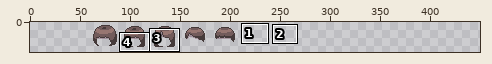
Two states of a sprite sheet, assets/5.png. Above: a wide view before the commit, with the close-up outlined.
Close-up. As it was:
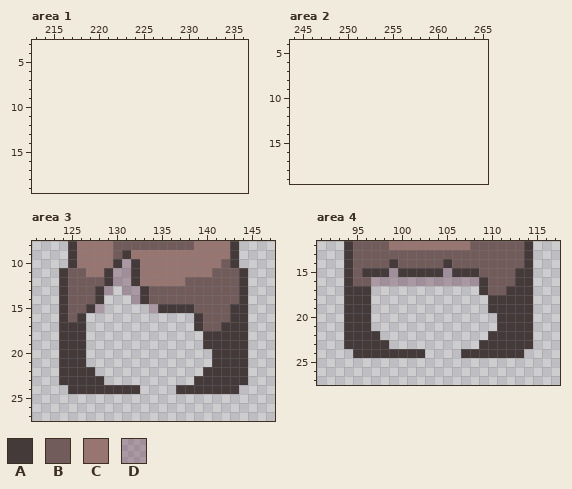
The file is 300x60 pixels, drawn in blocks of 2x2; one block is one cell here. Shown: area 1: x 213..236, y 3..19; area 2: x 244..265, y 4..19; area 3: x 121..147, y 8..27; area 4: x 91..117, y 12..27. The old version is drawn lined up with the new one, on the new canvas. The commit also changed other parts of the picture, which this record leaves out.
Palette (. is transparent): A #453a3a  B #725b5b  C #977671  D #5a203c4d
Pixels before, area 3, first column x 124:
 8 .ACCCCBBBBBBBBBCCCCA.
 9 .ACCCCBACCCCCCCCCCCA.
10 .ACCCCADACCCCCCCCCBA.
11 ABBCCADDACCCCCCCCBBBA
12 ABBBBADDACCCCCBBBBBBA
13 ABBBAD.DDABBBBBBBBBBA
14 ABBBA...DABBBBBBBBBBA
15 ABBAD.....DAAAABBBBAA
16 ABA............ABBBAA
17 AAA............ABBAAA
18 AAA.............AAAAA
19 AAA.............AAAAA
20 AAA..............AAAA
21 AAA..............AAAA
22 AAAA............AAAAA
23 AAAAA..........AAAAAA
24 .AAAAAAAA....AAAAAAA.
Pixels before, area 4, first column x 94:
12 ABBBBCCCCCCCCCBBBBBBA
13 ABBBBBBBBBBBBBBBBBBBA
14 ABBBBABBBBBABBBBBBBBA
15 ABAAADAAAAADAAABBBBAA
16 ABBDDDDDDDDDDDDABBBAA
17 AAA............ABBAAA
18 AAA.............AAAAA
19 AAA.............AAAAA
20 AAA..............AAAA
21 AAA..............AAAA
22 AAAA............AAAAA
23 AAAAA..........AAAAAA
24 .AAAAAAAA....AAAAAAA.
New version:
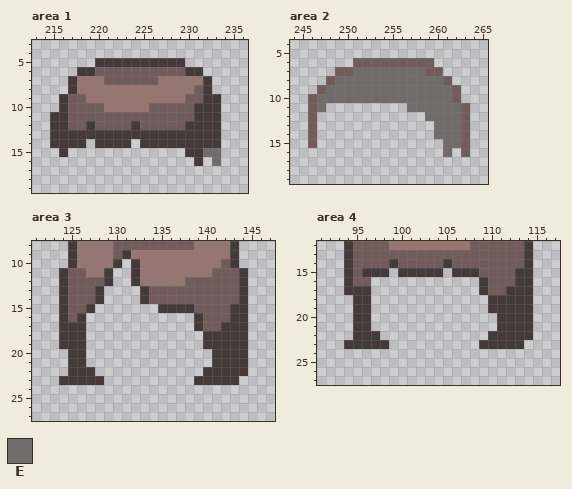
Colours new in this view: E #726b6b
The edit:
canvas 150x30 -> 450x30, the old top-left corner now at 60,0
Area 1:
The edit adds colour A in row 5 at x 220 to 229; in row 6 at x 218 to 219 and 230 to 231; in rows 7 to 8 at x 217 and 232; in row 9 at x 216 and 232 to 233; in row 10 at x 216 and 231 to 233; in row 11 at x 215 to 216 and 231 to 233.
The edit adds colour A in row 12 at x 215 to 216, 219, 224 and 230 to 233; in row 13 at x 215 to 233; in row 14 at x 215 to 218, 220 to 223 and 225 to 233; in row 15 at x 216 and 230 to 231; in row 16 at x 231.
The edit adds colour B in row 6 at x 220 to 229; in row 7 at x 221 to 226; in row 8 at x 231; in row 9 at x 217 to 218 and 230 to 231; in row 10 at x 217 to 220 and 226 to 230; in row 11 at x 217 to 230.
The edit adds colour B in row 12 at x 217 to 218, 220 to 223 and 225 to 229.
The edit adds colour C in row 7 at x 218 to 220 and 227 to 231; in row 8 at x 218 to 230; in row 9 at x 219 to 229; in row 10 at x 221 to 225.
The edit adds colour E in row 15 at x 232 to 233; in row 16 at x 233.
Area 2:
The edit adds colour B in row 6 at x 251 to 259; in row 7 at x 249 to 250 and 259 to 260; in row 8 at x 248 and 261; in row 9 at x 247 and 262; in row 10 at x 246 and 262; in rows 11 to 15 at x 246 and 263.
The edit adds colour B in row 16 at x 263.
The edit adds colour E in row 7 at x 251 to 258; in row 8 at x 249 to 260; in row 9 at x 248 to 261; in row 10 at x 247 to 261; in row 11 at x 247 and 257 to 262; in row 12 at x 259 to 262.
The edit adds colour E in rows 13 to 14 at x 260 to 262; in row 15 at x 261 to 262; in row 16 at x 261.
Area 3:
Colour A is gone in rows 20 to 22 at x 124; in row 23 at x 144; in row 24 at x 125 to 132 and 137 to 143.
Colour D is gone in row 10 at x 131; in rows 11 to 12 at x 130 to 131; in row 13 at x 129 and 131 to 132; in row 14 at x 132; in row 15 at x 128 and 134.
Area 4:
Colour A is gone in rows 18 to 22 at x 94; in row 23 at x 114; in row 24 at x 95 to 102 and 107 to 113.
Colour D is gone in row 15 at x 99 and 105; in row 16 at x 97 to 108.
Boxes around the changes in both close-ups, in picture pixels (x1, y1, x2, y2):
added: (50, 58, 221, 166)
added: (308, 58, 470, 157)
erased: (95, 259, 158, 313)
erased: (59, 349, 140, 394)
erased: (176, 376, 248, 394)
erased: (344, 268, 533, 358)
